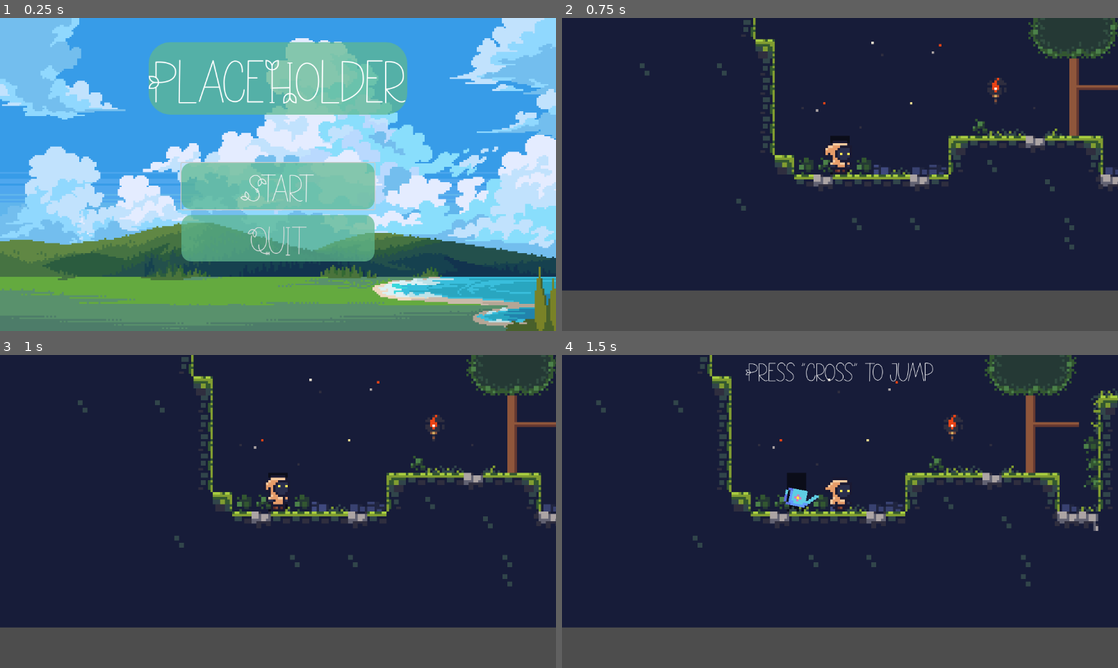
Above: before the commit, frames 1-4 (two rows, left to right).
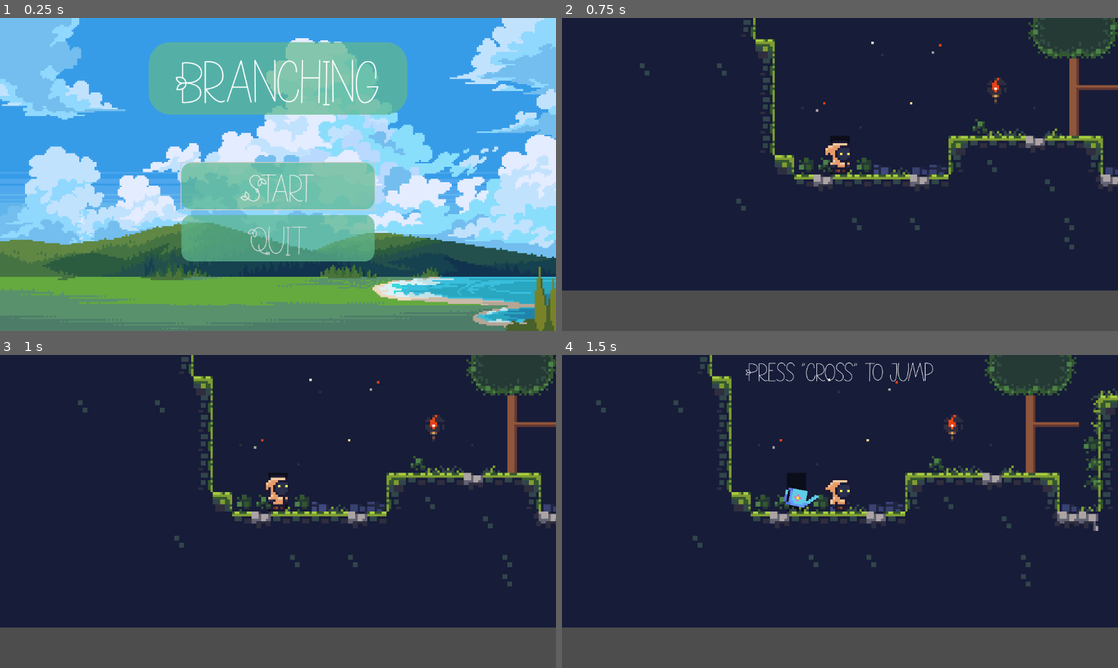
Above: after the commit, the same moments.

Repository: Kkiriya/Dingo25
Game: Godot game, scene res://Scenes/menus/main_menu.tscn
Same seed, same stepped clock (60 frames per second), same inputs: the game is played once before the commit and once after it. Sound files missing from this copy of the repository are replaced by a short silence.
Inputs (mouse positions are in pixels of both pictures, inside the frame that each line leads up to):
- Up to frame 1 (0.25 s): no input
- Up to frame 2 (0.75 s): click "Start" at 0.5 s
- Up to frame 3 (1 s): no input
- Up to frame 4 (1.5 s): tap Enter (ui_accept) at 1.25 s; move the mouse to (962, 495) at 1.27 s; hold D (right) from 1.28 s (still down); hold \ (WaterTree) from 1.28 s (still down); click (962, 495) at 1.42 s

The runs differ from the first frame. In frame 1, 1.8% of the frame differs, in the area x 26-73%, y 13-28%; in frame 2, nothing differs; in frame 3, nothing differs; in frame 4, nothing differs.

Commit message:
changed main menu title

Diff:
--- a/dingo25/Scenes/menus/main_menu.tscn
+++ b/dingo25/Scenes/menus/main_menu.tscn
@@ -81,7 +81,8 @@
 grow_horizontal = 2
 theme = SubResource("Theme_3l2hq")
 theme_override_styles/normal = SubResource("StyleBoxFlat_2idk8")
-text = "PlaceHolder"
+text = "Branching"
+horizontal_alignment = 1
 
 [node name="AudioStreamPlayer" type="AudioStreamPlayer" parent="."]
 stream = ExtResource("6_ldh08")
--- a/dingo25/project.godot
+++ b/dingo25/project.godot
@@ -128,3 +128,4 @@
 [rendering]
 
 textures/canvas_textures/default_texture_filter=0
+textures/vram_compression/import_etc2_astc=true
Not shown, changed: dingo25/.DS_Store
